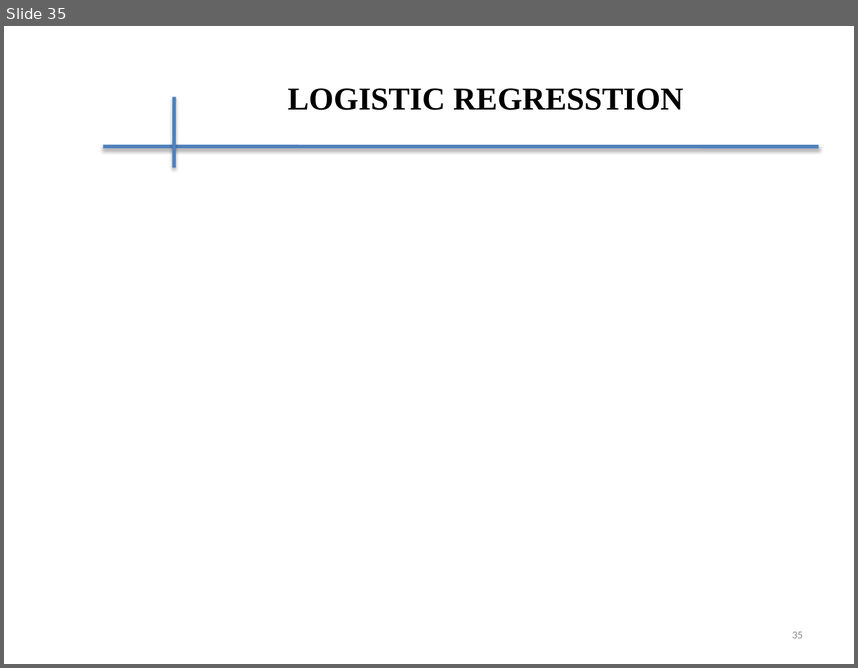
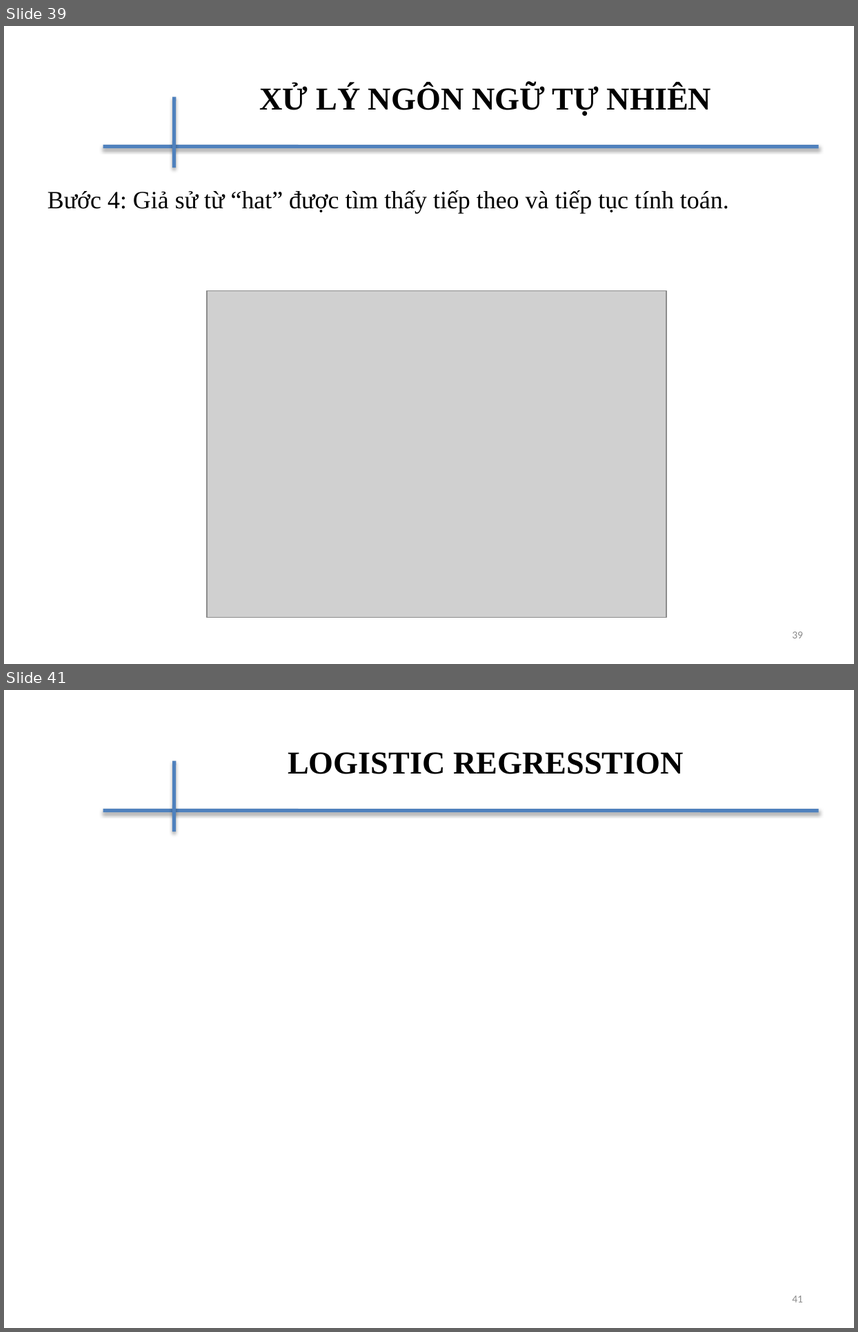
Before and after one commit to daithinh2401/Master_2019, a slide deck: Machine_Learning/ML_Mid_Slide.pptx. Shown one above the other, each under a label of ours: slide 35 before the commit, slides 39 and 41 after it; the slides between them are not shown. The pictures are 858x668 and 858x1332 pixels, drawn with LibreOffice and Linux fonts; fonts in the diff are those of the drawing; grey boxes stand for pictures; background and template pictures are left out. Boxes give left, top, right and bottom in pixels: in the first picture for what was removed or moved away, otherwise in the second. Text is boxed around its words. In the diff, an @@ line names an element or a change of style, - is before the commit and + after.

```diff
--- a/Machine_Learning/ML_Mid_Slide.pptx
+++ b/Machine_Learning/ML_Mid_Slide.pptx
@@ slide 39 added at (x1=4, y1=26, x2=854, y2=664), background #FFFFFF; not listed: 2 template elements that a slide beside it also shows @@
@@ title added at (x1=260, y1=85, x2=711, y2=116), 27 pt, text #000000, bold @@
+XỬ LÝ NGÔN NGỮ TỰ NHIÊN
@@ text added at (x1=47, y1=190, x2=729, y2=213), 21 pt, text #000000 @@
+Bước 4: Giả sử từ “hat” được tìm thấy tiếp theo và tiếp tục tính toán.
@@ picture added at (x1=207, y1=290, x2=667, y2=617) @@
@@ page number added at (x1=792, y1=631, x2=803, y2=638), 9 pt, text #8C8C8C @@
+39
@@ what was slide 35 is now slide 41 @@
@@ page number at (x1=792, y1=1295, x2=803, y2=1302): text changed @@
-35
+41
```
Also in this commit, not shown: 3 slides changed, 7 other slides added, 2 slides removed, 8 other files.
